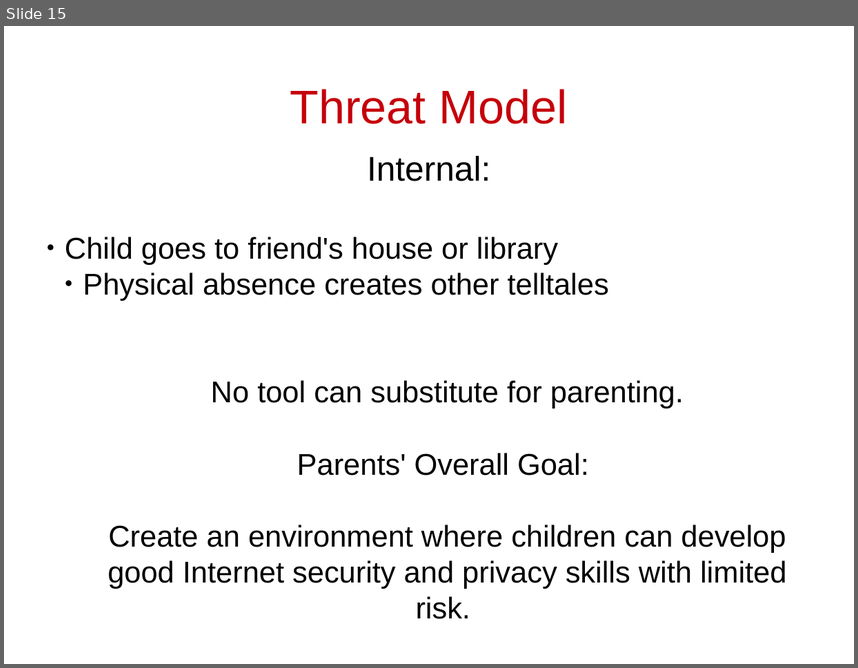
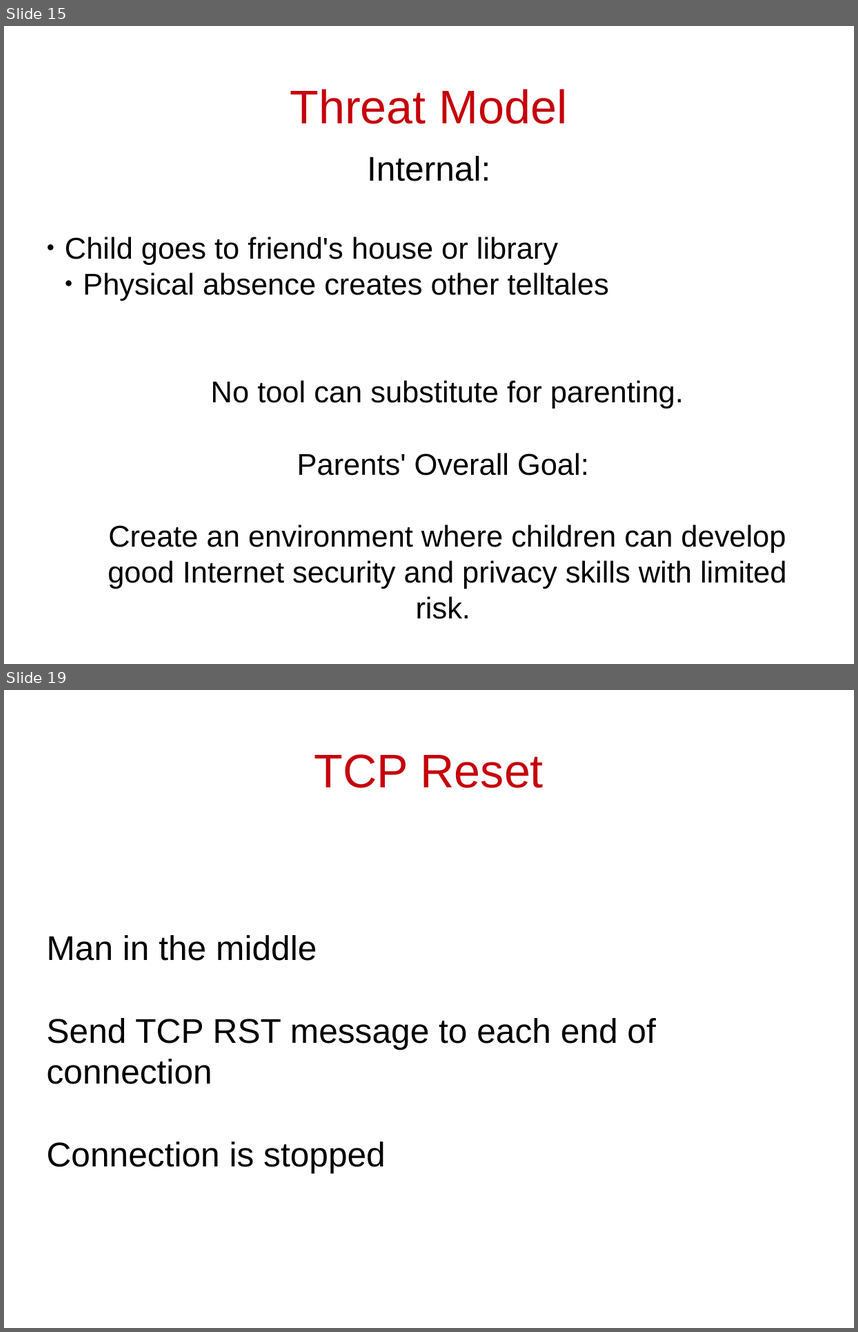
Before and after one commit to cschreiner/kindsicher, a slide deck: proj/presentation_dec09/combined.odp. Shown one above the other, each under a label of ours: slide 15 before the commit, slides 15 and 19 after it; the slides between them are not shown. The pictures are 858x668 and 858x1332 pixels, drawn with LibreOffice and Linux fonts; fonts in the diff are those of the drawing. Boxes give left, top, right and bottom in pixels: in the first picture for what was removed or moved away, otherwise in the second. Text is boxed around its words. In the diff, an @@ line names an element or a change of style, - is before the commit and + after.

```diff
--- a/proj/presentation_dec09/combined.odp
+++ b/proj/presentation_dec09/combined.odp
@@ slide 19 added at (x1=4, y1=690, x2=854, y2=1328), background #FFFFFF @@
@@ title added at (x1=314, y1=754, x2=544, y2=788), 44 pt, text #C5000B @@
+TCP Reset
@@ subtitle added at (x1=47, y1=935, x2=655, y2=1172), 32 pt, text #000000 @@
+Man in the middle
+Send TCP RST message to each end of connection
+Connection is stopped
```
Also in this commit, not shown: 2 slides changed, 11 other slides added.
